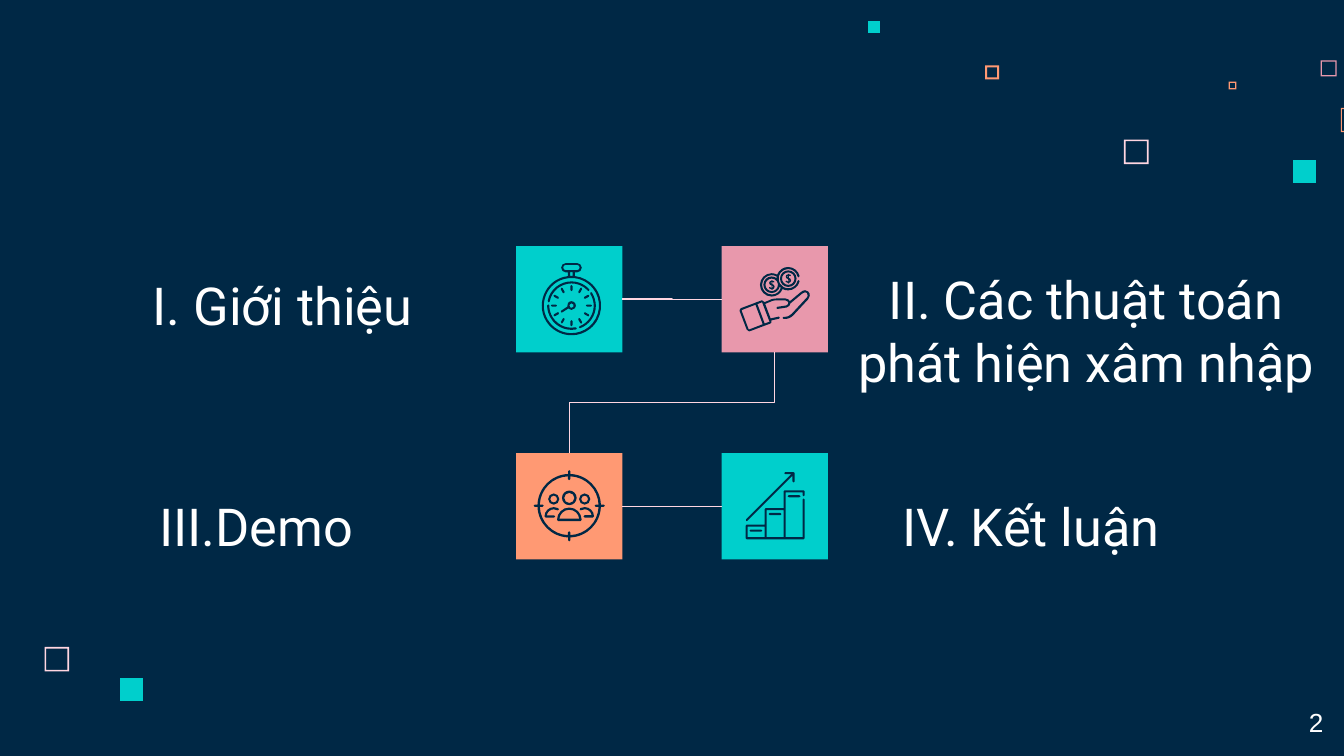
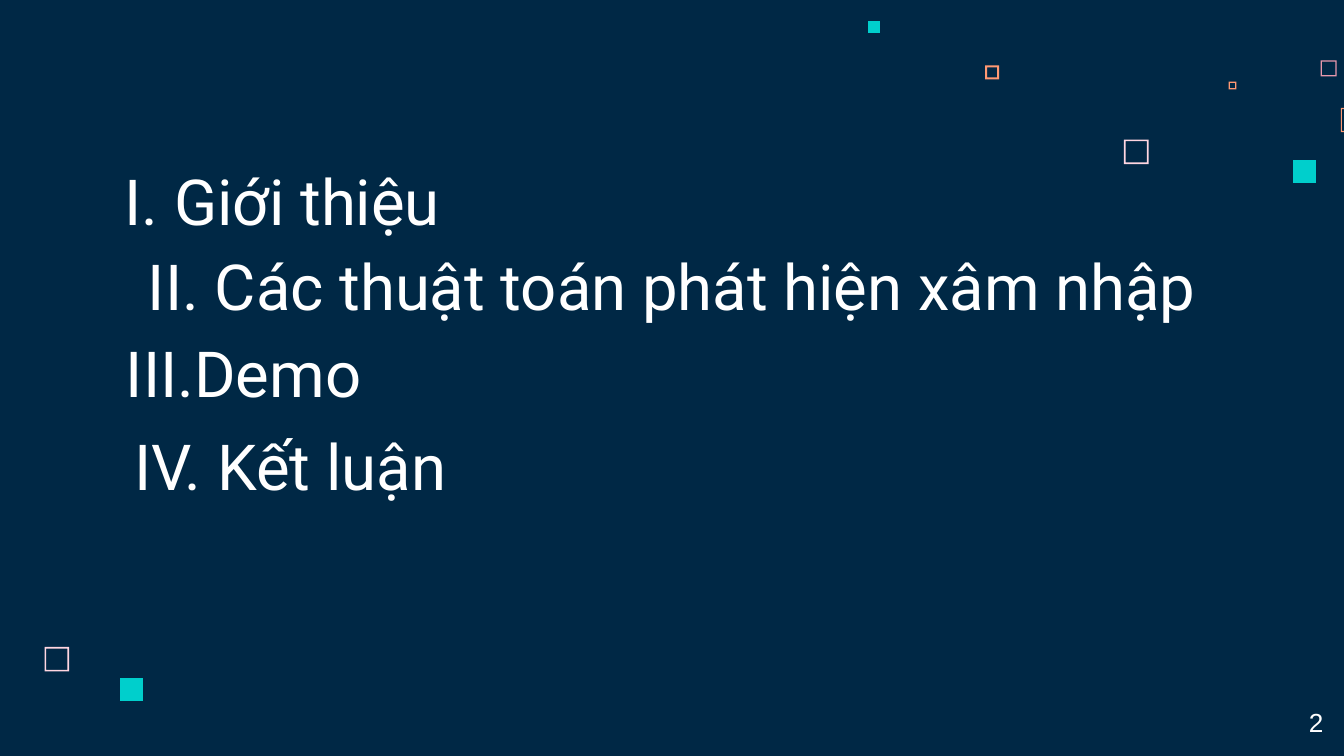
Before and after one commit to dattruongquoc0206/Intrusion-Detection-System, a slide deck: slide 2 of IE105-Introduction-to-information-assurance-and-security/Tim hieu cac thuat toan phat hien xam nhap.pptx. Drawn at 1344x756 pixels with LibreOffice and Linux fonts; fonts in the diff are those of the drawing. Boxes give left, top, right and bottom in pixels: in the first picture for what was removed or moved away, otherwise in the second. Text is boxed around its words. In the diff, an @@ line names an element or a change of style, - is before the commit and + after.

```diff
--- a/IE105-Introduction-to-information-assurance-and-security/Tim hieu cac thuat toan phat hien xam nhap.pptx
+++ b/IE105-Introduction-to-information-assurance-and-security/Tim hieu cac thuat toan phat hien xam nhap.pptx
@@ subtitle "I. Giới thiệu": place and size @@
-subtitle "I. Giới thiệu" at bbox=[153, 285, 412, 334]
+subtitle "I. Giới thiệu" at bbox=[125, 177, 440, 236]
@@ subtitle "II. Các thuật toán phát ...": place and size @@
-subtitle "II. Các thuật toán phát ..." at bbox=[858, 279, 1314, 393]
+subtitle "II. Các thuật toán phát ..." at bbox=[148, 262, 1195, 323]
@@ rectangle removed at bbox=[516, 246, 622, 352] @@
@@ rectangle removed at bbox=[722, 246, 828, 352] @@
@@ group removed at bbox=[534, 263, 605, 336]: 17 freeform shapes @@
@@ group removed at bbox=[739, 267, 810, 332]: 5 freeform shapes @@
@@ subtitle "III.Demo": place and size @@
-subtitle "III.Demo" at bbox=[159, 508, 353, 547]
+subtitle "III.Demo" at bbox=[126, 352, 361, 398]
@@ elbow line removed from (622, 300) to (722, 300) @@
@@ elbow line removed from (774, 352) to (570, 453) @@
@@ size 28 to 34 pt in 4 elements at bbox=[125, 177, 440, 236], bbox=[148, 262, 1195, 323], bbox=[126, 352, 361, 398], bbox=[134, 438, 446, 501] @@
@@ subtitle "IV. Kết luận": place and size @@
-subtitle "IV. Kết luận" at bbox=[903, 503, 1160, 555]
+subtitle "IV. Kết luận" at bbox=[134, 438, 446, 501]
@@ rectangle removed at bbox=[516, 453, 622, 559] @@
@@ group removed at bbox=[534, 470, 605, 542]: 7 freeform shapes @@
@@ rectangle removed at bbox=[722, 453, 828, 559] @@
@@ group removed at bbox=[746, 472, 805, 539]: 5 freeform shapes @@
@@ line removed from (622, 507) to (722, 507) @@
```
Also in this commit, not shown: 3 other slides changed, 3 slides removed, 3 other files.
